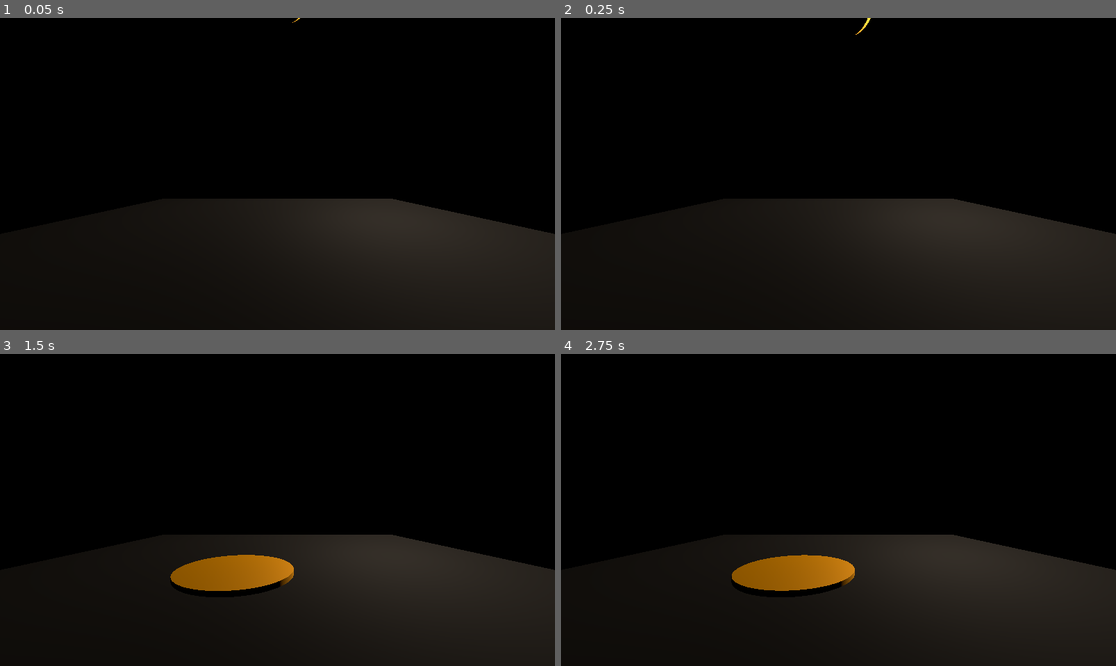
Above: before the commit, frames 1-4 (two rows, left to right).
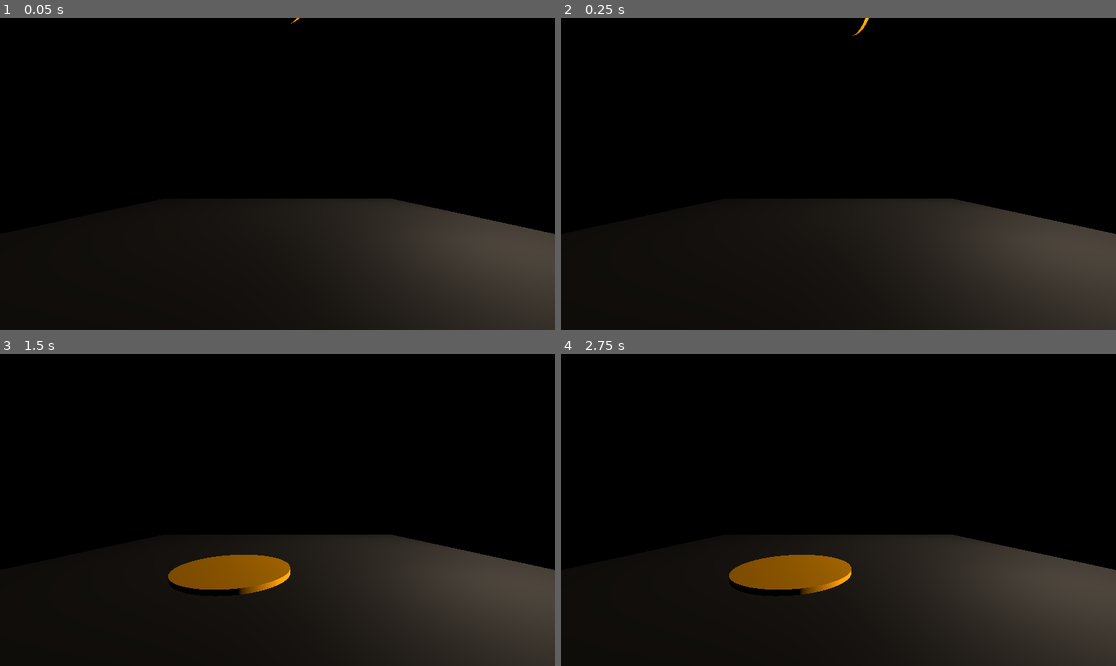
Above: after the commit, the same moments.

Repository: Zawaer/coin-thing
Game: Godot game, scene res://main.tscn
Same seed, same stepped clock (60 frames per second), same inputs: the game is played once before the commit and once after it.
Inputs:
- Up to frame 1 (0.05 s): no input
- Up to frame 2 (0.25 s): no input
- Up to frame 3 (1.5 s): tap Enter at 0.5 s
- Up to frame 4 (2.75 s): no input

The runs differ from the first frame. In frame 1, 3.8% of the frame differs, in the area x 52-100%, y 0-100%; in frame 2, 3.8%; in frame 3, 4.7%, in the area x 30-100%, y 64-100%; in frame 4, 4.7%.

Commit message:
Update Coin mass and transform properties for improved physics interaction

Diff:
--- a/coin.tscn
+++ b/coin.tscn
@@ -15,6 +15,7 @@
 radius = 1.0
 
 [node name="Coin" type="RigidBody3D"]
+mass = 257.191
 
 [node name="MeshInstance3D" type="MeshInstance3D" parent="."]
 mesh = SubResource("CylinderMesh_6qpsl")
--- a/main.tscn
+++ b/main.tscn
@@ -34,10 +34,11 @@
 shape = SubResource("BoxShape3D_7dm0k")
 
 [node name="OmniLight3D" type="OmniLight3D" parent="."]
-transform = Transform3D(1, 0, 0, 0, 1, 0, 0, 0, 1, 4.58529, 3.850401, -4.286948)
+transform = Transform3D(1, 0, 0, 0, 1, 0, 0, 0, 1, 5.232528, 1.7964256, -0.4618082)
 light_color = Color(0.9999997, 0.90996134, 0.80835176, 1)
 light_energy = 5.936
 omni_range = 18.591
 
 [node name="Coin" parent="." instance=ExtResource("1_ig7tw")]
-transform = Transform3D(0.098741874, -0.77322555, 0.6263963, 0.39710185, -0.546564, -0.73727727, 0.9124473, 0.32154334, 0.25308055, 0, 5.202408, 0)
+transform = Transform3D(-0.42181775, 0.81975603, -0.38738832, 0.8551347, 0.5017046, 0.13052619, 0.30135414, -0.27621096, -0.9126298, 0, 5.202408, 0)
+mass = 1.0
